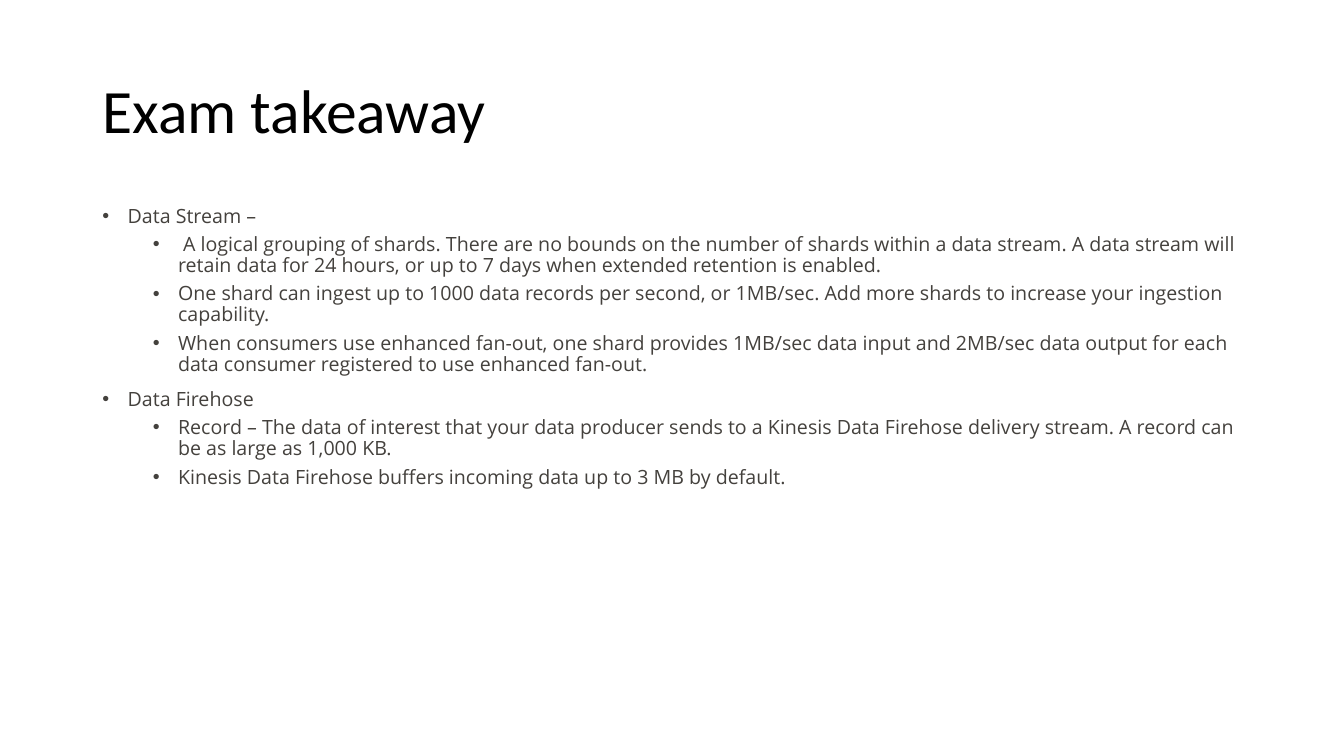
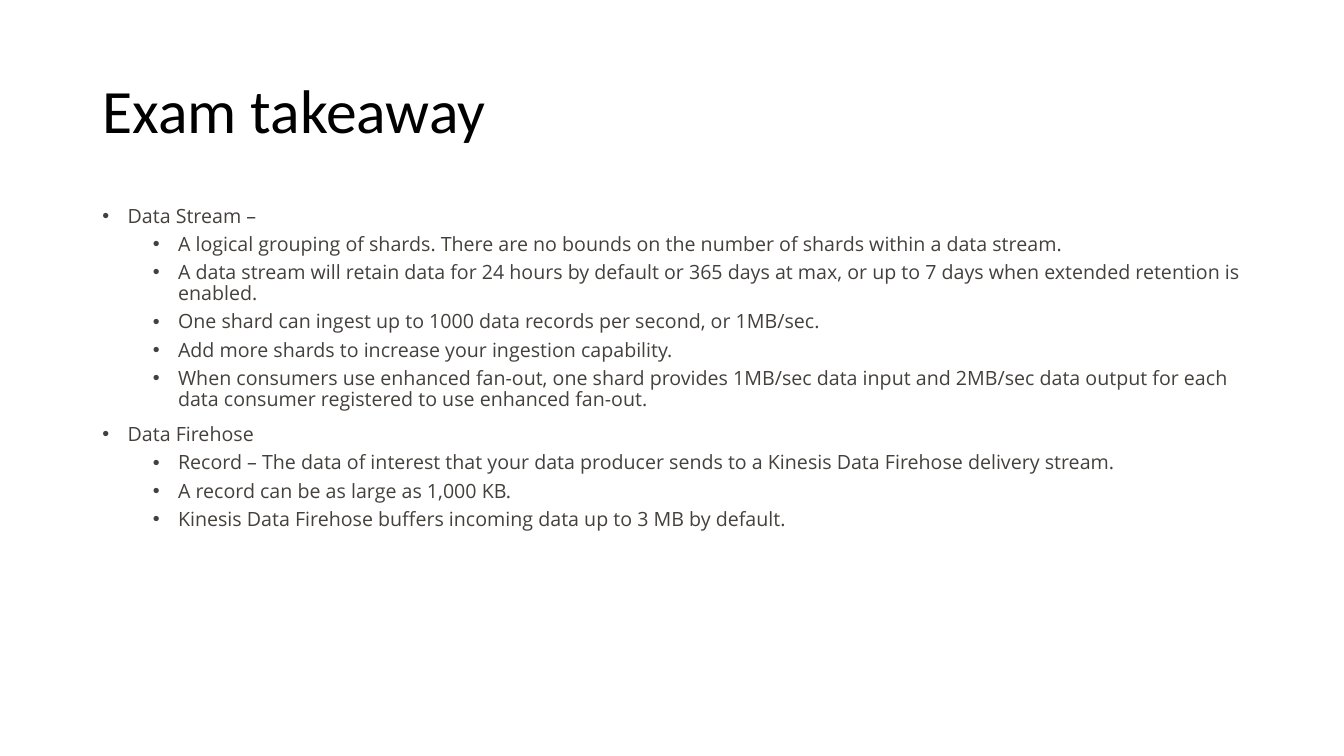
Before and after one commit to IlyaChakun/aws-iba-courses, a slide deck: slide 37 of lecture-materials/Analytics/Kinesis/Kinesis.pptx (slide 33 before the commit). Drawn at 1344x756 pixels with LibreOffice and Linux fonts; fonts in the diff are those of the drawing. Boxes give left, top, right and bottom in pixels: in the first picture for what was removed or moved away, otherwise in the second. Text is boxed around its words. In the diff, an @@ line names an element or a change of style, - is before the commit and + after.

```diff
--- a/lecture-materials/Analytics/Kinesis/Kinesis.pptx
+++ b/lecture-materials/Analytics/Kinesis/Kinesis.pptx
@@ text at <box>178,236,1239,362</box>: text changed @@
-  • A logical grouping of shards. There are no bounds on the number of shards within a data stream. A data stream will retain data for 24 hours, or up to 7 days when extended retention is enabled.
-  • One shard can ingest up to 1000 data records per second, or 1MB/sec. Add more shards to increase your ingestion capability.
+  • A logical grouping of shards. There are no bounds on the number of shards within a data stream.
+  • A data stream will retain data for 24 hours by default or 365 days at max, or up to 7 days when extended retention is enabled.
+  • One shard can ingest up to 1000 data records per second, or 1MB/sec.
+  • Add more shards to increase your ingestion capability.
@@ text at <box>178,454,1114,503</box>: text changed @@
-  • Record – The data of interest that your data producer sends to a Kinesis Data Firehose delivery stream. A record can be as large as 1,000 KB.
+  • Record – The data of interest that your data producer sends to a Kinesis Data Firehose delivery stream.
+  • A record can be as large as 1,000 KB.
```
Also in this commit, not shown: 7 other slides changed, 4 slides added, 30 other files.
